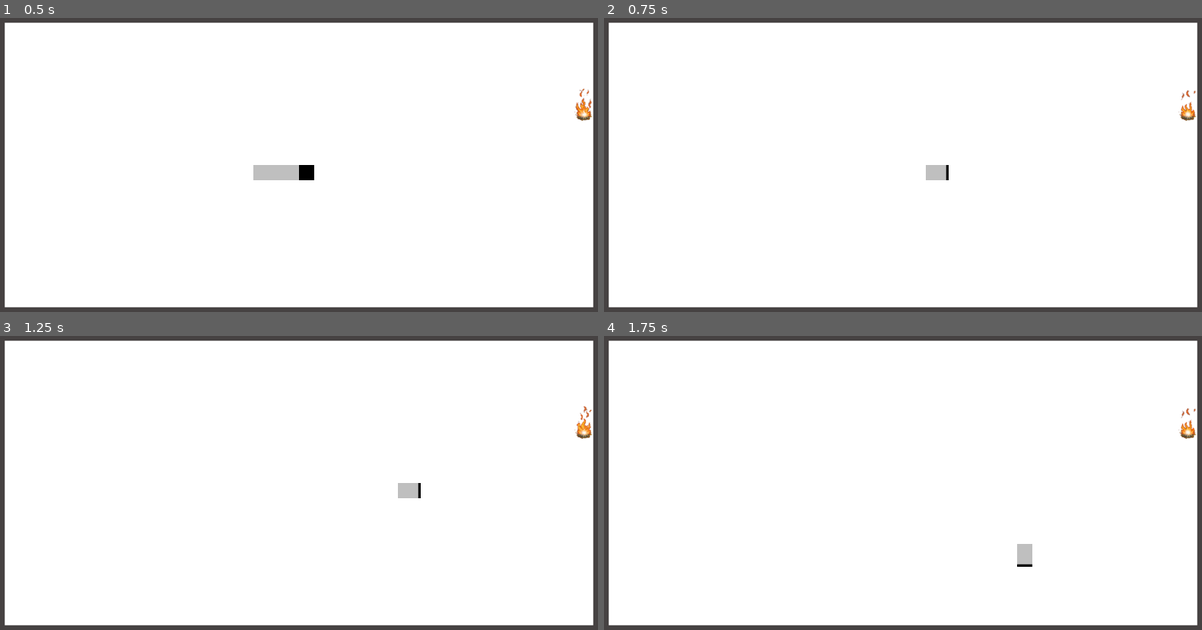
Above: before the commit, frames 1-4 (two rows, left to right).
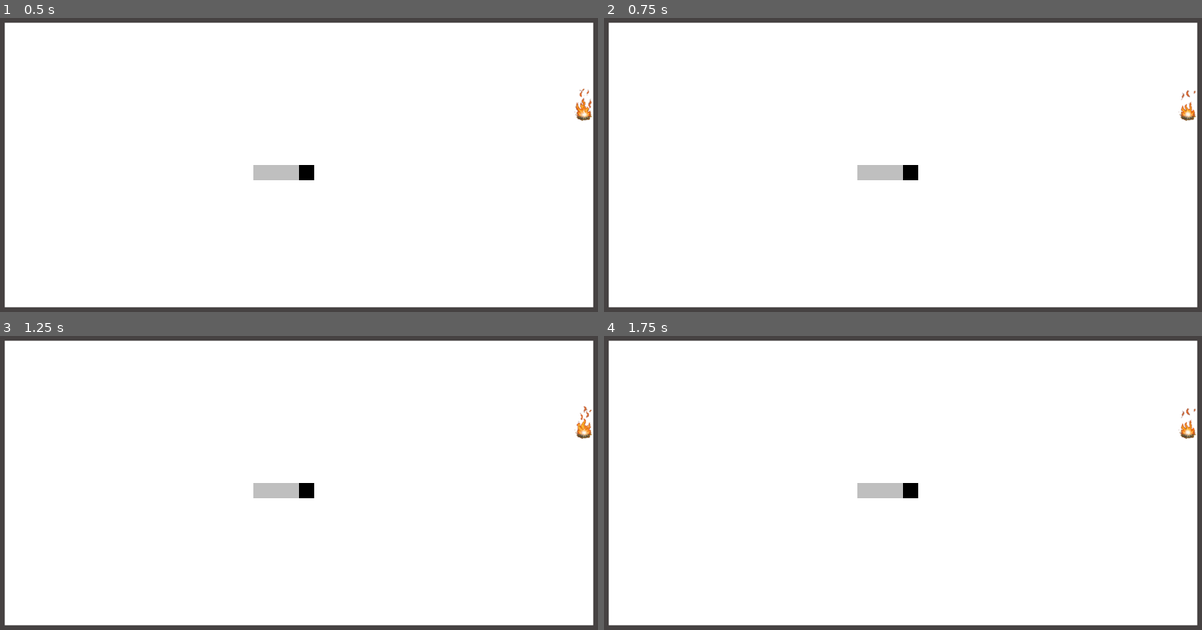
Above: after the commit, the same moments.

Repository: lichen63/godot-games
Game: Godot game, scene res://scenes/game.tscn
The game is run twice, just before and just after one commit, with the same random seed, the same clock (stepped at 60 frames per second) and the same inputs.
Inputs:
- Up to frame 1 (0.5 s): no input
- Up to frame 2 (0.75 s): tap Enter at 0.5 s; hold Right (snake_right) from 0.53 s (still down)
- Up to frame 3 (1.25 s): keep holding Right (snake_right)
- Up to frame 4 (1.75 s): release Right (snake_right) at 1.28 s; hold Down (snake_down) from 1.28 s (still down)

Frame 1 is identical in both runs. In frame 2, 0.7% of the frame differs, in the area x 42-58%, y 50-56%; in frame 3, 0.7%; in frame 4, 0.7%.

Commit message:
optimize logger

Diff:
--- a/greedy-snake/scripts/logger.gd
+++ b/greedy-snake/scripts/logger.gd
@@ -5,20 +5,20 @@
 
 # Core logging function
 func log_with_level(message:String, level:LogLevel = LogLevel.INFO) -> void:
-    var level_name = ["DEBUG", "INFO", "WARNING", "ERROR"][level]
-    var log_message = "[%s] [%s] %s" % [get_formatted_datetime, level_name, message]
-    # Print to the console
-    match level:
-        LogLevel.DEBUG:
-            print_debug(log_message)
-        LogLevel.INFO:
-            print(log_message)
-        LogLevel.WARNING:
-            push_warning(log_message)
-        LogLevel.ERROR:
-            push_error(log_message)
-        _:
-            push_warning("Unknown log level: " + str(level))
+  var level_name = ["DEBUG", "INFO", "WARNING", "ERROR"][level]
+  var log_message = "[%s] [%s] %s" % [get_formatted_datetime(), level_name, message]
+  # Print to the console
+  match level:
+    LogLevel.DEBUG:
+      print_debug(log_message)
+    LogLevel.INFO:
+      print(log_message)
+    LogLevel.WARNING:
+      push_warning(log_message)
+    LogLevel.ERROR:
+      push_error(log_message)
+    _:
+      push_warning("Unknown log level: " + str(level))
 
 # Format the fields:
 # * YYYY = Year
@@ -28,16 +28,21 @@
 # * mm = Minutes
 # * ss = Seconds
 # * SSS = Milliseconds
-func get_formatted_datetime(format:String = "YYYY.MM.DD hh.mm.ss.SSS") -> String:
+func get_formatted_datetime(format:String = "YYYY-MM-DD hh:mm:ss:SSS") -> String:
   var unix_time:float = Time.get_unix_time_from_system()
   var time_zone:Dictionary = Time.get_time_zone_from_system()
   unix_time += time_zone.bias * 60
   var datetime:Dictionary = Time.get_datetime_dict_from_unix_time(int(unix_time))
   datetime.millisecond = int(unix_time * 1000) % 1000
-  var formatted_time = format % [
-      datetime.year, datetime.month, datetime.day,
-      datetime.hour, datetime.minute, datetime.second, datetime.millisecond
-  ]
+  var formatted_time: String = format
+  formatted_time = formatted_time.replace("YYYY", "%04d" % [datetime.year])
+  formatted_time = formatted_time.replace("MM", "%02d" % [datetime.month])
+  formatted_time = formatted_time.replace("DD", "%02d" % [datetime.day])
+  formatted_time = formatted_time.replace("hh", "%02d" % [datetime.hour])
+  formatted_time = formatted_time.replace("mm", "%02d" % [datetime.minute])
+  formatted_time = formatted_time.replace("ss", "%02d" % [datetime.second])
+  formatted_time = formatted_time.replace("SSS", "%03d" % [datetime.millisecond])
+
   return formatted_time
 
 # Shortcut log methods
--- a/greedy-snake/scripts/snake.gd
+++ b/greedy-snake/scripts/snake.gd
@@ -8,7 +8,7 @@
 
 var body_cur_length_:int = 0
 var head_node_:Area2D = null
-var head_move_direction_ = MoveDirection.RIGHT
+var head_move_direction_:MoveDirection = MoveDirection.RIGHT
 
 # Called when the node enters the scene tree for the first time.
 func _ready() -> void:
@@ -20,12 +20,7 @@
   for i in INIT_SNAKE_BODY_LENGTH:
     add_body_to_tail()
 
-func _physics_process(_delta: float) -> void:
-  var left_value:float = Input.get_action_strength(Configs.ACTION_SNAKE_LEFT)
-  var right_value:float = Input.get_action_strength(Configs.ACTION_SNAKE_RIGHT)
-  var up_value:float = Input.get_action_strength(Configs.ACTION_SNAKE_UP)
-  var down_value:float = Input.get_action_strength(Configs.ACTION_SNAKE_DOWN)
-
+func _physics_process(_delta:float) -> void:
   if Input.get_action_strength(Configs.ACTION_SNAKE_LEFT):
     head_move_direction_ = MoveDirection.LEFT
   elif Input.get_action_strength(Configs.ACTION_SNAKE_RIGHT):
@@ -35,23 +30,7 @@
   elif Input.get_action_strength(Configs.ACTION_SNAKE_DOWN):
     head_move_direction_ = MoveDirection.DOWN
   else:
-    Logger.warning("[snake::_physics_process] unknown input direction")
-
-  var offset = Vector2((right_value - left_value) * MOVE_SPEED, (down_value - up_value) * MOVE_SPEED)
-  if offset.is_equal_approx(Vector2(0, 0)):
     return
-  offset.normalized()
-
-  var move_path:Array[Vector2] = []
-  for child in get_children():
-    move_path.push_back(child.position)
-
-  head_node_.position += offset
-
-  var children_count = get_child_count()
-  var children = get_children()
-  for i in range(1, children_count):
-    children[i].position = move_path[i-1]
 
 # Get the tail node of snake
 func get_tail_node() -> Area2D:
@@ -69,7 +48,7 @@
   return null
 
 # Get selected body node
-func get_body_node(body_index) -> Area2D:
+func get_body_node(body_index:int) -> Area2D:
   if body_index < 1 or body_index > body_cur_length_:
     return null
   for child in get_children():
